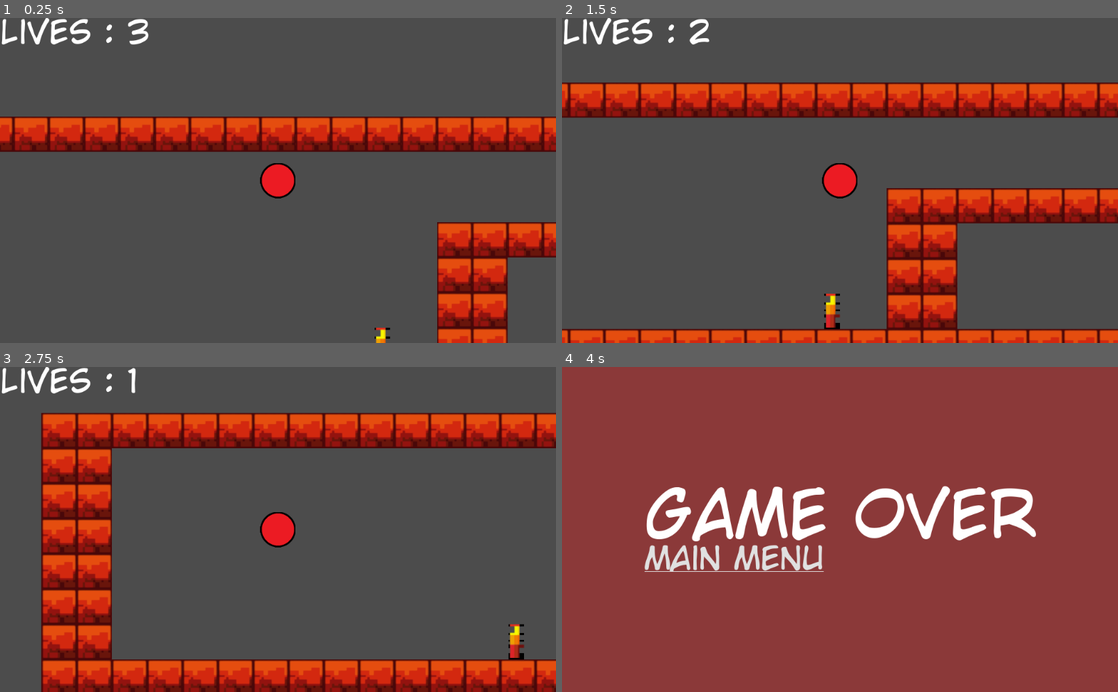
Above: before the commit, frames 1-4 (two rows, left to right).
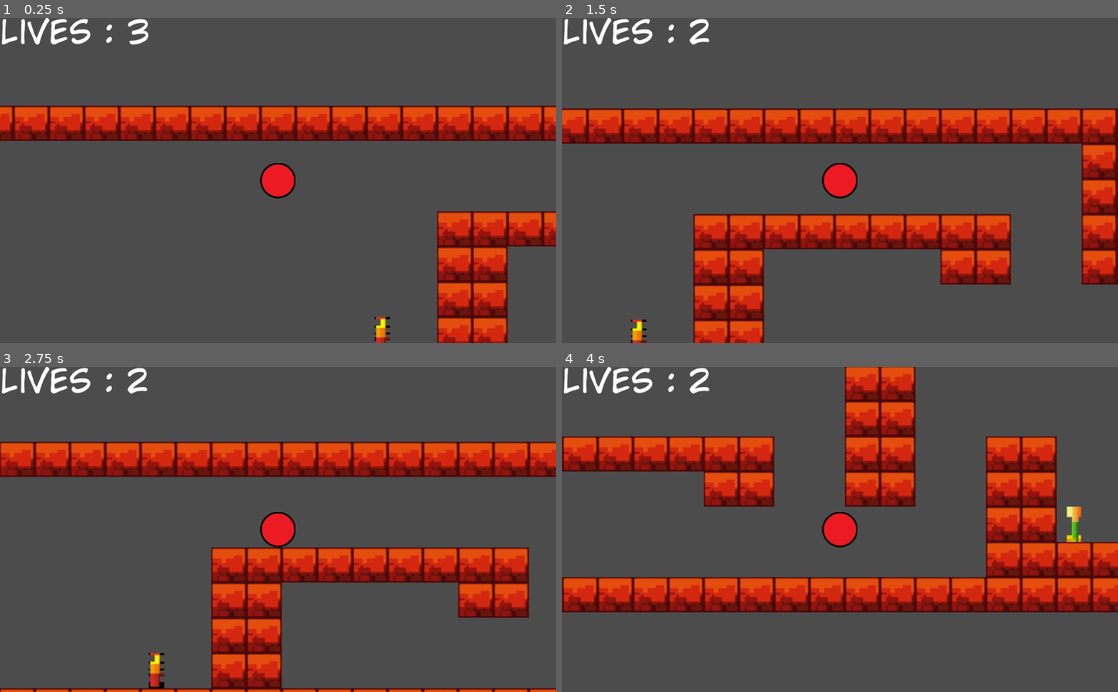
Above: after the commit, the same moments.

Repository: Boyquotes/bounce_remastered
Game: Godot game, scene res://Scenes/Maps/map_classic_lv2.tscn
The game is run twice, just before and just after one commit, with the same random seed, the same clock (stepped at 60 frames per second) and the same inputs. This scene is started directly instead of the project's main scene.
Inputs:
- Up to frame 1 (0.25 s): no input
- Up to frame 2 (1.5 s): hold Right (ui_right) from 0.53 s (still down); tap Up (ui_up) at 0.77 s
- Up to frame 3 (2.75 s): tap Up (ui_up) at 1.52 s; release Right (ui_right) at 2.03 s; hold Left (ui_left) from 2.03 s (still down)
- Up to frame 4 (4 s): release Left (ui_left) at 2.78 s; hold Right (ui_right) from 2.78 s (still down); tap Up (ui_up) at 3.02, 3.77 s

The runs differ from the first frame. In frame 1, 18% of the frame differs, in the area x 0-100%, y 26-100%; in frame 2, 42%; in frame 3, 45%; in frame 4, 100%, in the area x 0-100%, y 0-100%.

Commit message:
[CHORES] Disable lv.2 of classic map because I can't make inflator and deflator object to act as Area2D and StaticBody2D at the same time and also enable bouncing for normal ball.

Diff:
--- a/Scenes/Interactable/deflator.tscn
+++ b/Scenes/Interactable/deflator.tscn
@@ -8,6 +8,10 @@
 
 [node name="deflator" type="Area2D"]
 script = ExtResource( 1 )
+__meta__ = {
+"_edit_group_": true,
+"_edit_lock_": true
+}
 
 [node name="spr_deflator" type="Sprite" parent="."]
 texture = ExtResource( 2 )
@@ -18,5 +22,7 @@
 
 [node name="collision_deflate" type="CollisionShape2D" parent="."]
 shape = SubResource( 1 )
-
-[connection signal="body_entered" from="." to="." method="_deflate_char"]
+__meta__ = {
+"_edit_group_": true,
+"_edit_lock_": true
+}
--- /dev/null
+++ b/Scenes/Interactable/interact.gd
@@ -0,0 +1,13 @@
+extends Area2D
+
+# Declare member variables here. Examples:
+# var a = 2
+# var b = "text"
+
+# Called when the node enters the scene tree for the first time.
+func _ready():
+	pass # Replace with function body.
+
+# Called every frame. 'delta' is the elapsed time since the previous frame.
+#func _process(delta):
+#	pass
--- a/Scripts/char_move.gd
+++ b/Scripts/char_move.gd
@@ -22,3 +22,7 @@
     velocity.y += delta * GRAVITY
     get_input()
     velocity = move_and_slide(velocity, UP)
+
+    var collision = move_and_collide(velocity * delta)
+    if collision:
+        velocity = velocity.bounce(collision.normal)
--- a/Scripts/interact.gd
+++ b/Scripts/interact.gd
@@ -22,7 +22,4 @@
 func _win(body):
 	if body.get_name() == "char":
 		if body.get_parent().get_name() == "map_classic_lv1":
-			get_tree().change_scene(str("res://Scenes/Maps/map_classic_lv2.tscn"))
-
-		elif body.get_parent().get_name() == "map_classic_lv2":
 			get_tree().change_scene(str("res://Scenes/Generic/game_won.tscn"))
